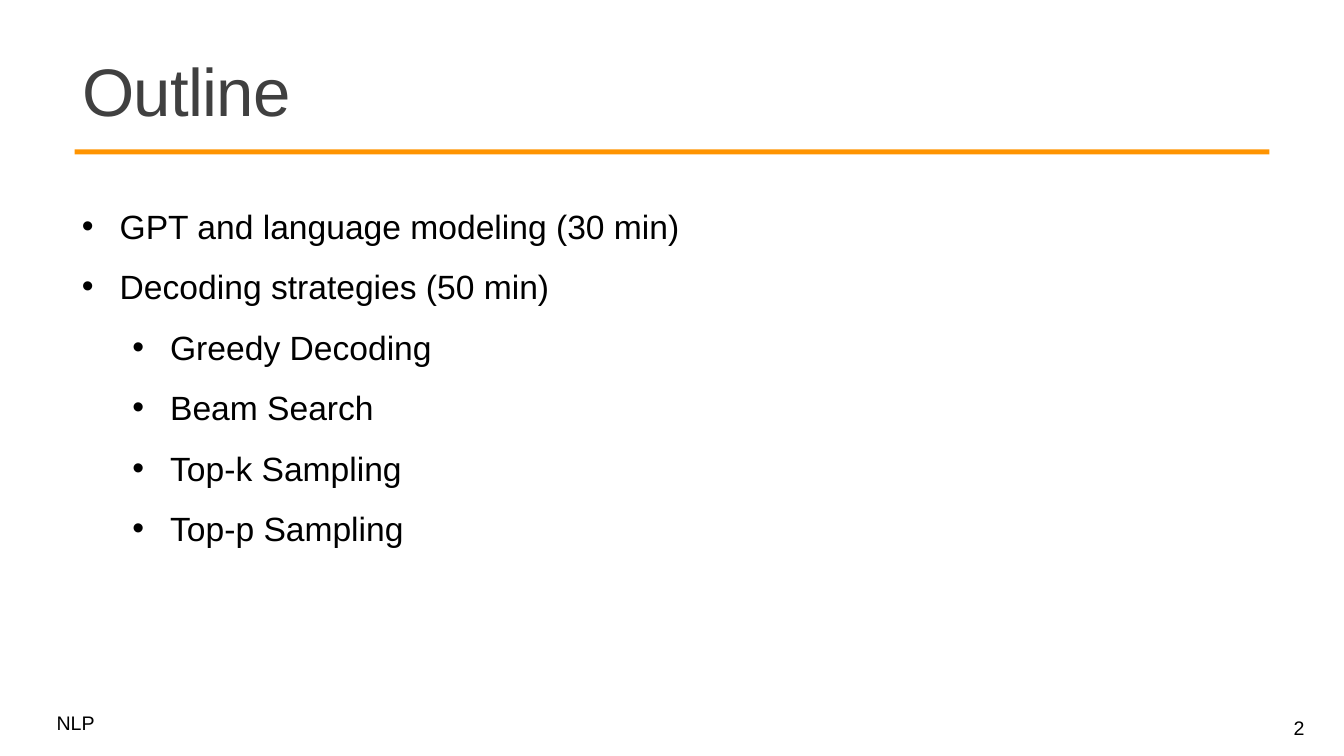
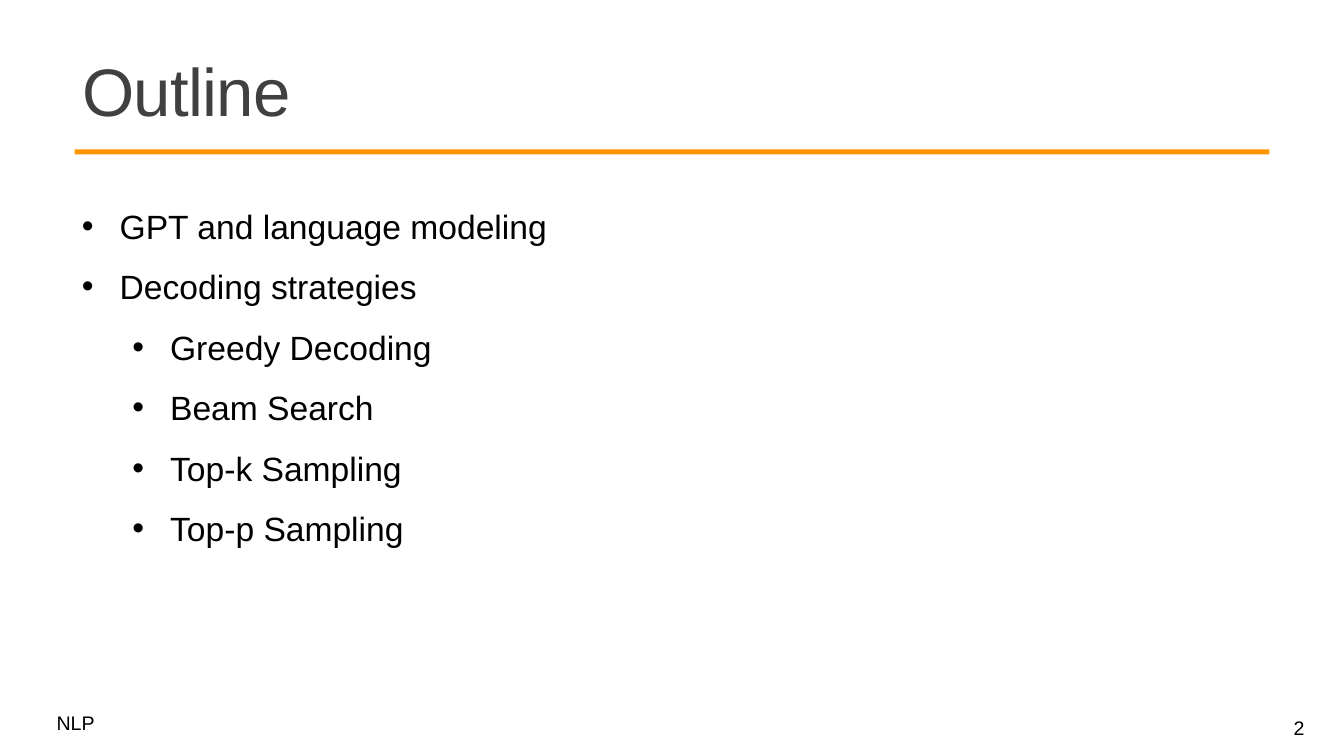
Before and after one commit to mcps5601/CGUNLP_2026_Spring, a slide deck: slide 2 of slides/w8_decoder_0413.pptx. Drawn at 1344x756 pixels with LibreOffice and Linux fonts; fonts in the diff are those of the drawing; background and template pictures are left out. Boxes give left, top, right and bottom in pixels: in the first picture for what was removed or moved away, otherwise in the second. Text is boxed around its words. In the diff, an @@ line names an element or a change of style, - is before the commit and + after.

```diff
--- a/slides/w8_decoder_0413.pptx
+++ b/slides/w8_decoder_0413.pptx
@@ text at [120, 214, 546, 306]: text changed @@
-• GPT and language modeling (30 min)
-• Decoding strategies (50 min)
+• GPT and language modeling
+• Decoding strategies
```
Also in this commit, not shown: 7 other slides changed, 2 slides added, 1 other file.
